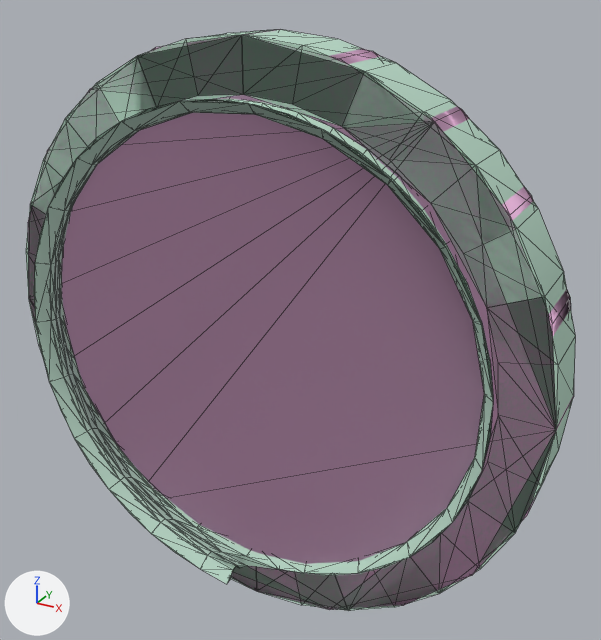
Renders of the Blender file src/props_farm/drain_pipe001.blend from each side of a commit.
Rendered twice from a camera (50 mm lens) standing at (37.1, -57.9, 33.4) and looking at (3.2, 3.7, 2.6). The lights are fixed; the arrows at lower left show +X, +Y and +Z. Mesh edges are drawn as thin lines.

Objects in the first picture: 'drain_pipe001', 'drain_pipe001_lod1', 'drain_pipe001_physics'.
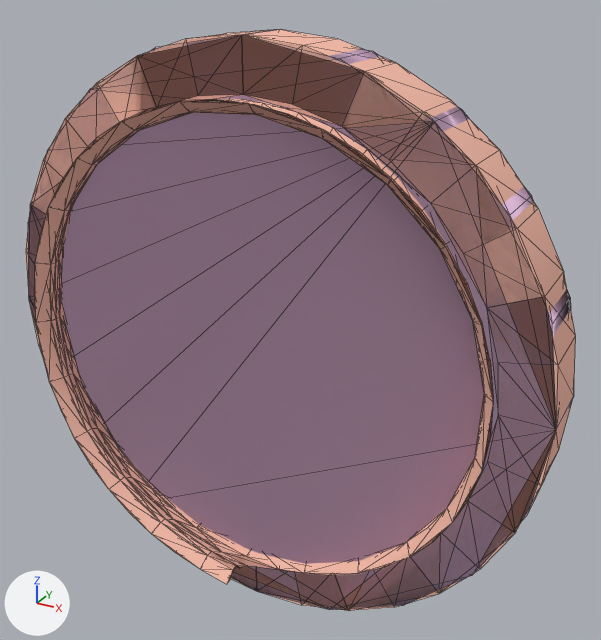
Location of each change, (x1, y1, x2, y2) in pixels of the pictures (601 x 640 px):
'drain_pipe001', recoloured (grey to beige): (26, 30, 576, 610) in both
'drain_pipe001_lod1', recoloured (grey to beige): (29, 35, 556, 611) in both

Diff of the bpy script that builds the scene:
```diff
--- a/src/props_farm/drain_pipe001.blend.py
+++ b/src/props_farm/drain_pipe001.blend.py
@@ mat_drain_pipe001 @@
 mat_drain_pipe001 = diffuse_material('drain_pipe001')
-mat_drain_pipe001.base_color = (0.498, 0.701, 0.582)  # light grey #bbdac9
+mat_drain_pipe001.base_color = (0.949, 0.522, 0.417)  # beige #f9bfad
```
